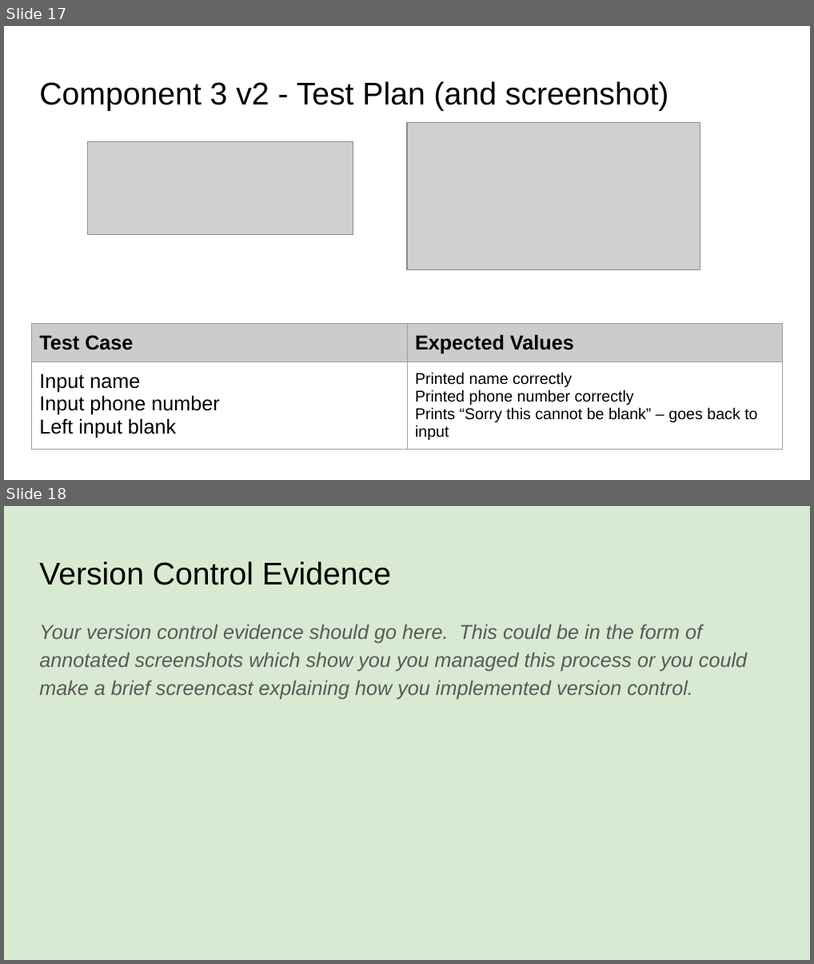
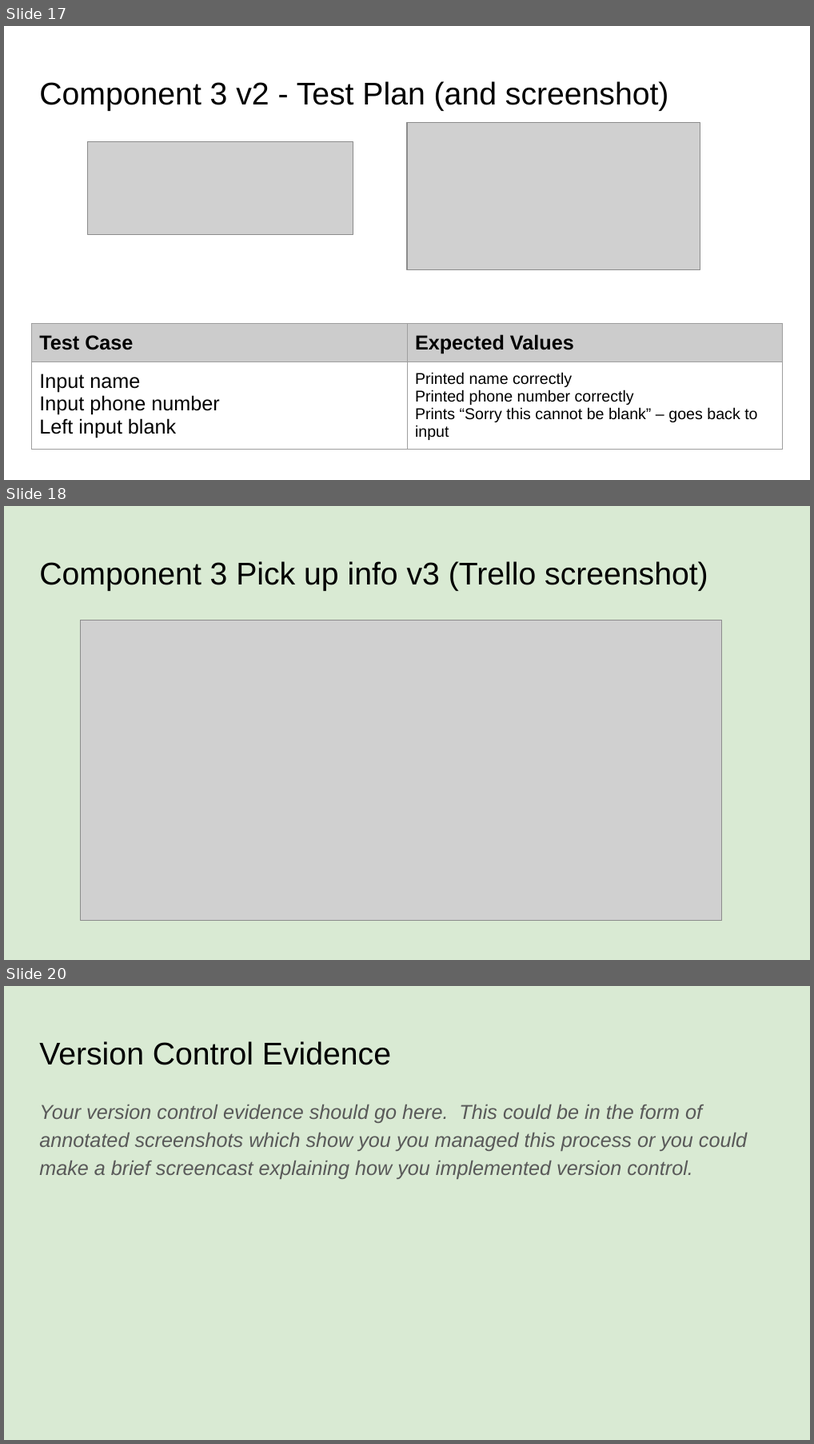
Before and after one commit to danettp/pizza_bot, a slide deck: 022_91893+_+91897+Documentation.pptx. Shown one above the other, each under a label of ours: slides 17 and 18 before the commit, slides 17, 18 and 20 after it; the slides between them are not shown. The pictures are 814x964 and 814x1444 pixels, drawn with LibreOffice and Linux fonts; fonts in the diff are those of the drawing; grey boxes stand for pictures. Boxes give left, top, right and bottom in pixels: in the first picture for what was removed or moved away, otherwise in the second. Text is boxed around its words. In the diff, an @@ line names an element or a change of style, - is before the commit and + after.

```diff
--- a/022_91893+_+91897+Documentation.pptx
+++ b/022_91893+_+91897+Documentation.pptx
@@ slide 18 added at box(4, 506, 810, 960), background #D9EAD3 @@
@@ title added at box(39, 561, 709, 591), 28 pt, text #000000 @@
+Component 3 Pick up info v3 (Trello screenshot)
@@ picture added at box(81, 620, 722, 920) @@
@@ what was slide 18 is now slide 20 @@
```
Also in this commit, not shown: 1 other slide added, 1 other file.
